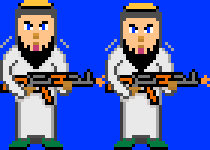
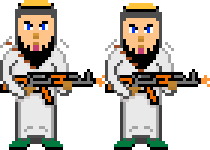
Two versions of the same layered image (w=210, h=150). Layer-by-layer changes:
added layer "Layer 1" above "Layer 5 copy 2" over [105, 3, 210, 150]
painted on "Layer 5 copy 2" over [0, 0, 210, 150]
removed layer "Layer 5 copy" over [0, 0, 105, 150]
hid "bg" over [0, 0, 210, 150]
